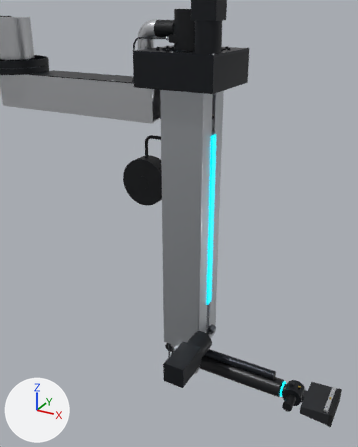
The glTF model public/cad/clean_arm.near.glb, before and after one commit.
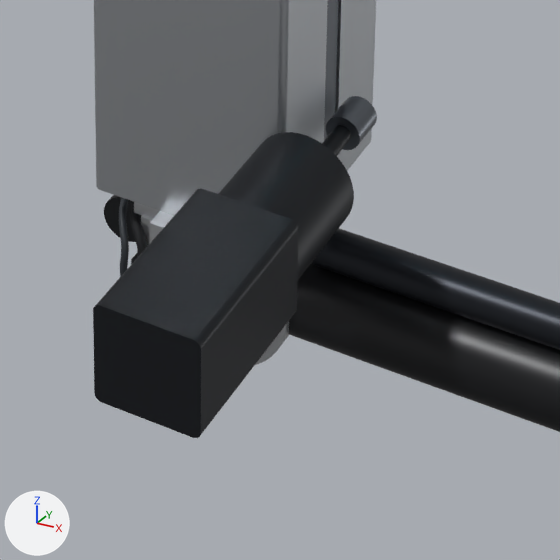
There are two pictures of each version: one from a camera (50 mm lens) standing at (2.709, -1.51, 3.596) and looking at (1.792, 0.157, 2.763), one close up on the part from 41% to 70% of the width and 69% to 92% of the height. Every picture has the same lights, and +X, +Y and +Z are marked at lower left. The last two pictures show the newer version. Where no turn or scale is listed for an object, it has been applied to the vertices.

Before the edit, the objects in view are built like this:
```python
me_cln_j4_mot = bpy.data.meshes.new('CLN-J4-MOT')
me_cln_j4_mot.from_pydata(...)  # 311 vertices, 618 faces; spans x -0.095..-0.055, y -0.04..0.098, z -1.025..-0.985
me_cln_j4_mot.materials.append(mat_steel_paint)  # black #16181b
me_cln_pin = bpy.data.meshes.new('CLN-PIN')
me_cln_pin.from_pydata(...)  # 81 vertices, 158 faces; spans x -0.0139..0.014, y -0.015..0.015, z -0.014..0.014
me_cln_pin.materials.append(mat_steel)  # grey #6d7279
me_cln_wt1 = bpy.data.meshes.new('CLN-WT1')
me_cln_wt1.from_pydata(...)  # 196 vertices, 392 faces; spans x 0.061..0.4, y -0.034..0.034, z -0.034..0.034
me_cln_wt1.materials.append(mat_carbon)  # black #1a1b1e
ob_cln_j4_mot_1 = bpy.data.objects.new('CLN-J4-MOT#1', me_cln_j4_mot)
ob_cln_j4_mot_1.location = (1.93, 0.0, 3.29)
ob_cln_pin_1 = bpy.data.objects.new('CLN-PIN#1', me_cln_pin)
ob_cln_pin_1.location = (2.0265, 0.0, 2.41)
ob_cln_wt1_1 = bpy.data.objects.new('CLN-WT1#1', me_cln_wt1)
ob_cln_wt1_1.location = (1.93, 0.0, 2.24)
# also in view: 'CLN-WLA#1' at (2.153, 0.0, 2.29); 'CLN-RCK#1' at (2.001, 0.0, 2.79); 'CLN-SGM#2' at (2.026, -0.162, 2.41); 'CLN-FRK#1' at (1.91, -0.018, 2.265); 'CLN-MS1#1' at (1.93, 0.0, 2.865)
```
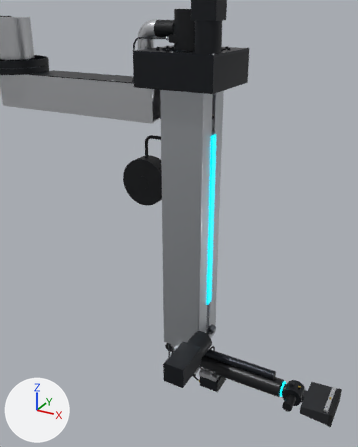
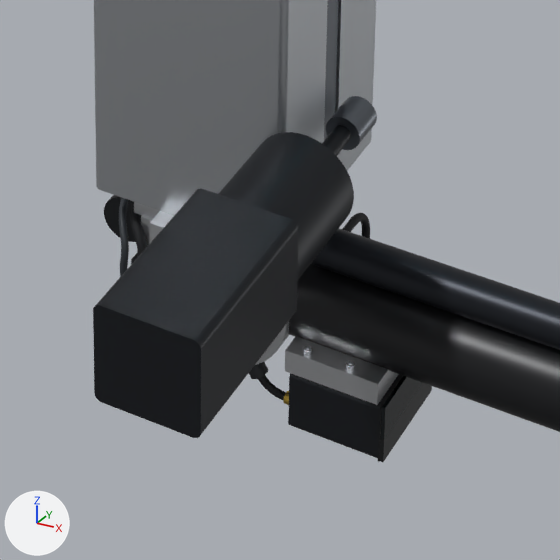
Changed parts and their boxes [x1, y1, x2, y2] in the close-ups (560 x 560 px):
'CLN-VPH#1', added (black): after [288, 373, 401, 458]
'CLN-VSD#1', added: after [285, 336, 399, 405]
'CLN-VWN#1', added (black): after [381, 376, 422, 440]
'CLN-VRW#1', added (black): after [380, 383, 432, 462]
'CLN-VPD#1', added: after [343, 213, 370, 239]
'CLN-VPL#1', added: after [258, 375, 286, 400]
'CLN-WCG#1', added: after [249, 362, 268, 379]
'CLN-VGK#1', added: after [378, 375, 403, 462]
'ISO4762-M4x28-A2-70#2', added: after [303, 346, 312, 356]
'ISO4762-M4x28-A2-70#4', added: after [346, 361, 355, 371]
'CLN-VCN#1', added: after [283, 391, 289, 405]

What the commit changed:
Material 'pc_black' (mat_pc_black) is new.
Its base color is (0.0075, 0.00857, 0.0103) (black #15171a).
Its metallic is 0.05.
Its roughness is 0.3.
Material 'lens' (mat_lens) is new.
Its base color is (0.00335, 0.007, 0.00913) (black #0b1418).
Its metallic is 0.2.
Its roughness is 0.06.
Mesh me_cln_vpd is new.
It has 784 vertices, 1564 faces and spans x 0.0808..0.0872, y 0.016..0.0653, z -0.07..0.0532.
It uses material mat_cable (black #14161a).
Mesh me_cln_vpl is new.
It has 253 vertices, 502 faces and spans x 0.0357..0.062, y -0.0333..-0.0268, z -0.0832..-0.0651.
It uses material mat_cable (black #14161a).
Mesh me_cln_wcg is new.
It has 50 vertices, 96 faces and spans x -0.0065..0.0125, y -0.0075..0.0074, z -0.0141..0.0037.
It uses material mat_pa66 (black #202226).
Mesh me_cln_vcn is new.
It is a 23-sided cylinder along x spanning x 0.0..0.01, y -0.005..0.00495, z -0.00499..0.00499.
It uses material mat_brass (yellow #c9a94a).
Mesh me_cln_vrw is new.
It is a box spanning x 0.1495..0.1525, y -0.0455..0.0455, z -0.093..-0.071.
It uses material mat_pc_black (black #15171a).
Mesh me_cln_vwn is new.
It is a box spanning x 0.1495..0.1525, y -0.0455..0.0455, z -0.071..-0.0405.
It uses material mat_lens (black #0b1418).
Mesh me_cln_vgk is new.
It has 24 vertices, 52 faces and spans x 0.148..0.1495, y -0.046..0.046, z -0.0935..-0.04.
It uses material mat_nbr (black #0f1012).
Mesh me_iso4762_m4x28_a2_70 is new.
It has 221 vertices, 438 faces and spans x -0.0035..0.0035, y -0.0035..0.0035, z -0.028..0.004.
It uses material mat_fast_a2 (light grey #c3c7cc).
Mesh me_cln_vsd is new.
It has 40 vertices, 76 faces and spans x 0.068..0.146, y -0.046..0.046, z -0.04..-0.02.
It uses material mat_al6061 (light grey #d8dade).
Mesh me_cln_vph is new.
It has 1028 vertices, 2056 faces and spans x 0.072..0.148, y -0.046..0.046, z -0.0935..-0.04.
It uses material mat_a356_dark (black #1c1f24).
Object 'CLN-VPD#1' (ob_cln_vpd_1) is new; it shows me_cln_vpd.
Its location is (1.93, 0.0, 2.24).
Object 'CLN-VPL#1' (ob_cln_vpl_1) is new; it shows me_cln_vpl.
Its location is (1.93, 0.0, 2.24).
Object 'CLN-WCG#1' (ob_cln_wcg_1) is new; it shows me_cln_wcg.
Its location is (1.9625, -0.03, 2.1837).
Object 'CLN-VCN#1' (ob_cln_vcn_1) is new; it shows me_cln_vcn.
Its parent is ob_ca_pitch.
Its location is (0.062, -0.03, -0.08).
Object 'CLN-VRW#1' (ob_cln_vrw_1) is new; it shows me_cln_vrw.
Its location is (1.93, 0.0, 2.24).
Object 'CLN-VWN#1' (ob_cln_vwn_1) is new; it shows me_cln_vwn.
Its location is (1.93, 0.0, 2.24).
Object 'CLN-VGK#1' (ob_cln_vgk_1) is new; it shows me_cln_vgk.
Its location is (1.93, 0.0, 2.24).
Object 'ISO4762-M4x28-A2-70#4' (ob_iso4762_m4x28_a2_70_4) is new; it shows me_iso4762_m4x28_a2_70.
Its parent is ob_ca_pitch.
Its location is (0.12, -0.04, -0.02).
Object 'ISO4762-M4x28-A2-70#2' (ob_iso4762_m4x28_a2_70_2) is new; it shows me_iso4762_m4x28_a2_70.
Its parent is ob_ca_pitch.
Its location is (0.084, -0.04, -0.02).
Object 'CLN-VSD#1' (ob_cln_vsd_1) is new; it shows me_cln_vsd.
Its location is (1.93, 0.0, 2.24).
Object 'CLN-VPH#1' (ob_cln_vph_1) is new; it shows me_cln_vph.
Its location is (1.93, 0.0, 2.24).
